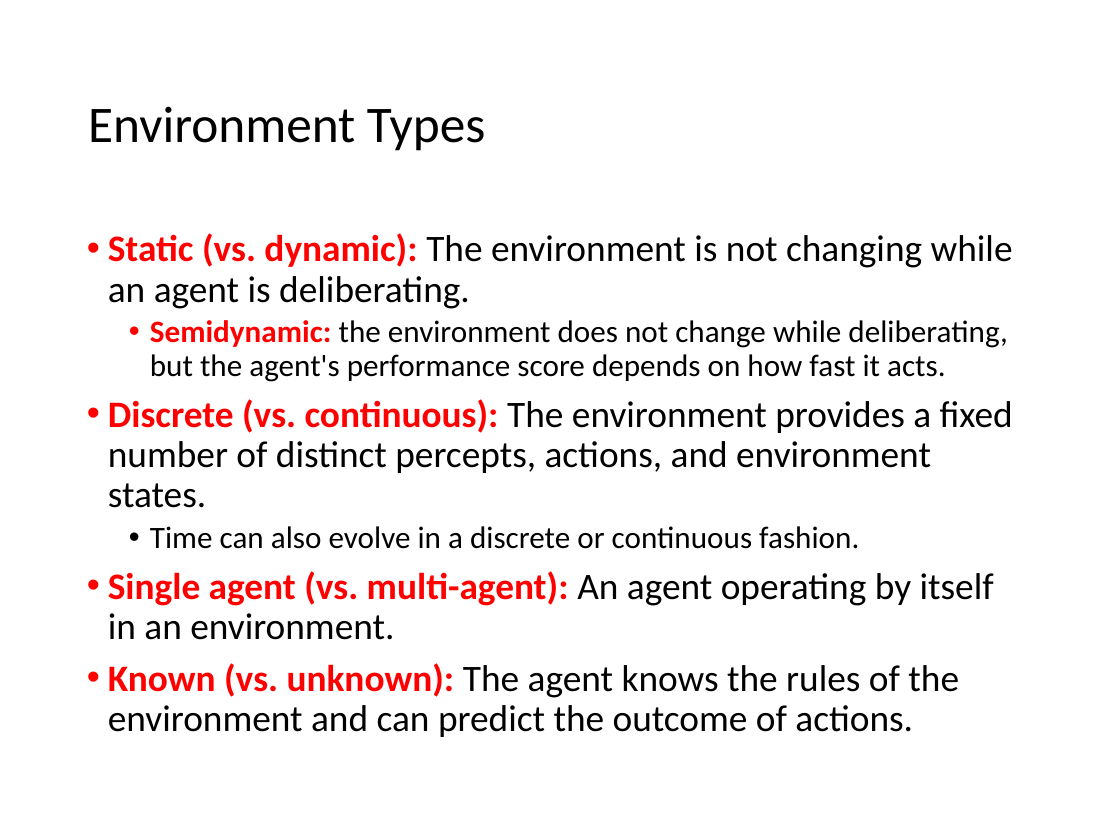
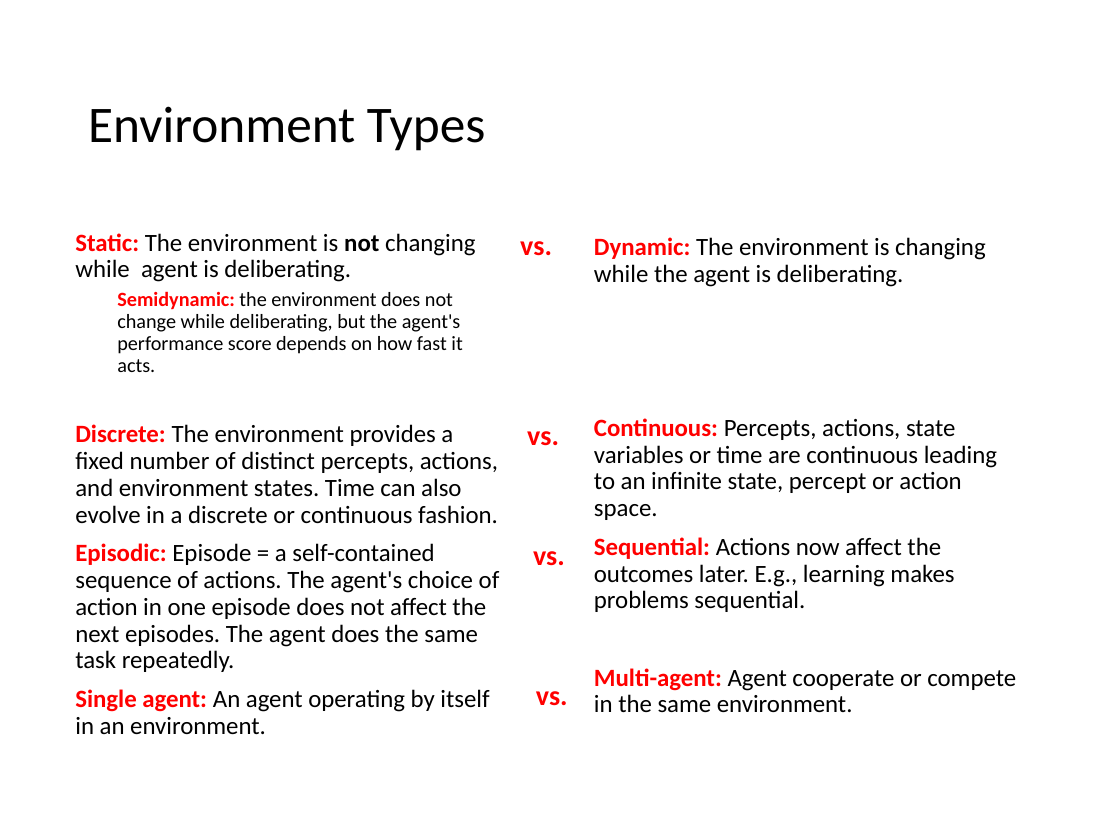
Before and after one commit to mhahsler/CS7320-AI, a slide deck: slide 16 of slides/02_agents.pptx. Drawn at 1120x840 pixels with LibreOffice and Linux fonts; fonts in the diff are those of the drawing. Boxes give left, top, right and bottom in pixels: in the first picture for what was removed or moved away, otherwise in the second. Text is boxed around its words. In the diff, an @@ line names an element or a change of style, - is before the commit and + after.

```diff
--- a/slides/02_agents.pptx
+++ b/slides/02_agents.pptx
@@ text "Static: The environment is not ...": place and size @@
-text "Static: The environment is not ..." at [108,233,1013,737]
+text "Static: The environment is not ..." at [75,233,500,734]
@@ text "Static: The environment is not ..." at [75,233,500,734]: size 20 to 13 pt in "Semidynamic: the environment does not change while ..."; bullet • to none @@
@@ text at [75,233,475,282]: text changed; size 24 to 16 pt @@
-• Static (vs. dynamic): The environment is not changing while an agent is deliberating.
+Static: The environment is not changing while agent is deliberating.
@@ text added at [594,237,1016,691], 16 pt, text #000000 @@
+Dynamic: The environment is changing while the agent is deliberating.
+Continuous: Percepts, actions, state variables or time are continuous leading to an infinite state, percept or action space.
+Sequential: Actions now affect the outcomes later. E.g., learning makes problems sequential.
+Multi-agent: Agent cooperate or compete in the same environment.
@@ text added at [520,241,552,256], 18 pt, text #FF0000, bold @@
+vs.
@@ text at [75,424,500,734]: text changed; size 24 to 16 pt @@
-• Discrete (vs. continuous): The environment provides a fixed number of distinct percepts, actions, and environment states.
-  • Time can also evolve in a discrete or continuous fashion.
-• Single agent (vs. multi-agent): An agent operating by itself in an environment.
-• Known (vs. unknown): The agent knows the rules of the environment and can predict the outcome of actions.
+Discrete: The environment provides a fixed number of distinct percepts, actions, and environment states. Time can also evolve in a discrete or continuous fashion.
+Episodic: Episode = a self-contained sequence of actions. The agent's choice of action in one episode does not affect the next episodes. The agent does the same task repeatedly.
+Single agent: An agent operating by itself in an environment.
@@ text added at [527,431,559,446], 18 pt, text #FF0000, bold @@
+vs.
@@ text added at [533,551,565,566], 18 pt, text #FF0000, bold @@
+vs.
@@ text added at [536,691,568,706], 18 pt, text #FF0000, bold @@
+vs.
```
Also in this commit, not shown: 1 other slide changed.
